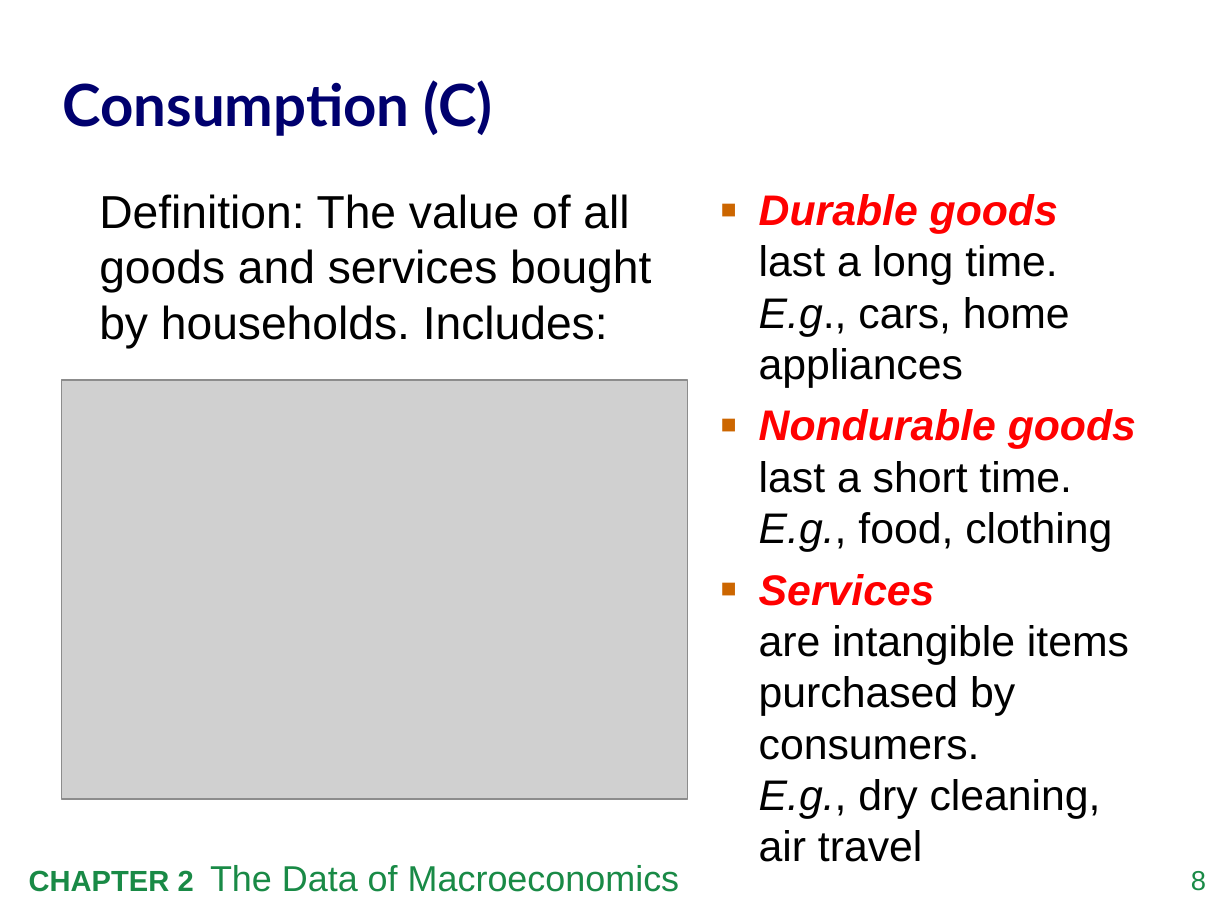
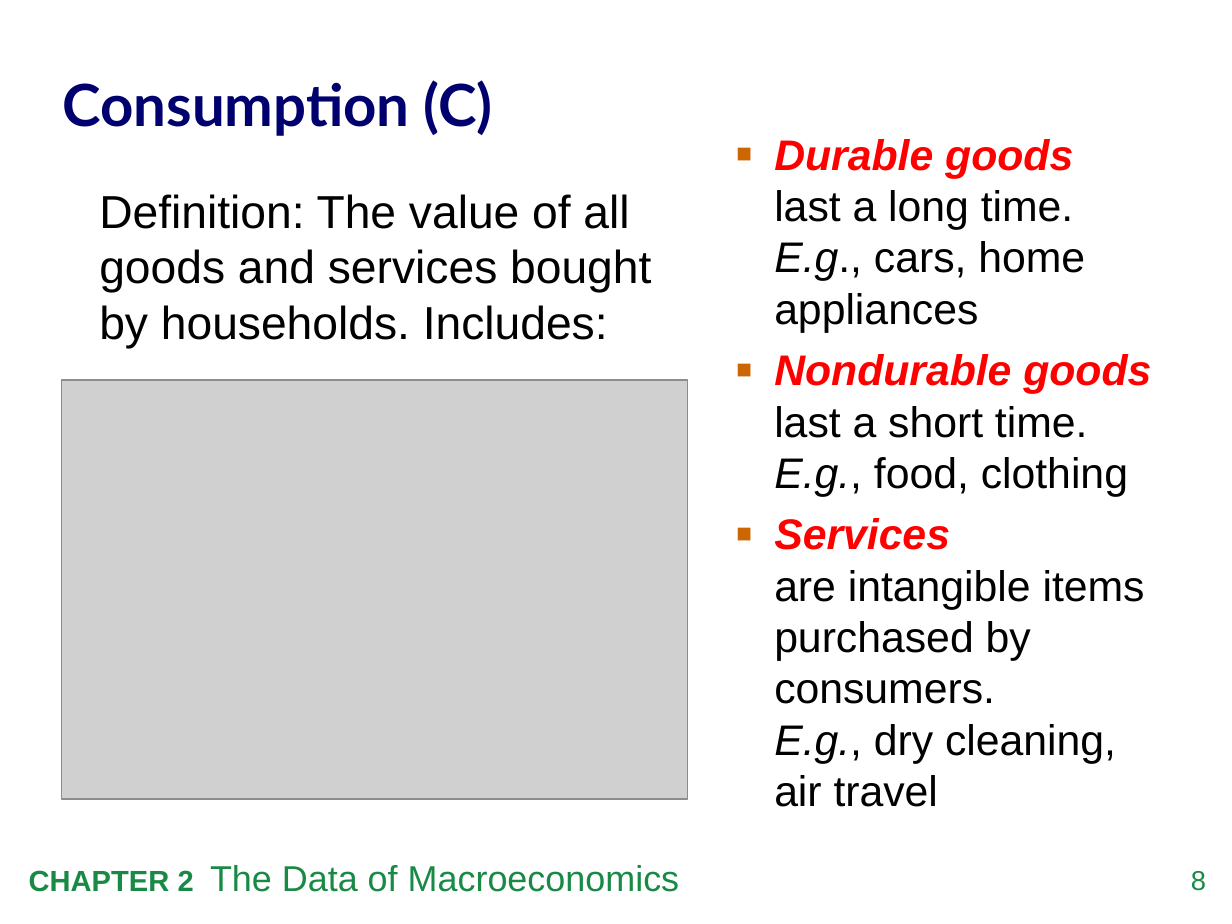
Before and after one commit to fecet/macroeconomics, a slide deck: slide 9 of Lecture Slides/mankiw9e_lecture_slides_chap02.pptx. Drawn at 1232x924 pixels with LibreOffice and Linux fonts; fonts in the diff are those of the drawing; grey boxes stand for pictures. Boxes give left, top, right and bottom in pixels: in the first picture for what was removed or moved away, otherwise in the second. Text is boxed around its words. In the diff, an @@ line names an element or a change of style, - is before the commit and + after.

```diff
--- a/Lecture Slides/mankiw9e_lecture_slides_chap02.pptx
+++ b/Lecture Slides/mankiw9e_lecture_slides_chap02.pptx
@@ text "Durable goods last a long ...": place and size @@
-text "Durable goods last a long ..." at <box>759,194,1136,862</box>
+text "Durable goods last a long ..." at <box>774,139,1151,807</box>
```
Also in this commit, not shown: 1 other slide changed, 2 other files.
